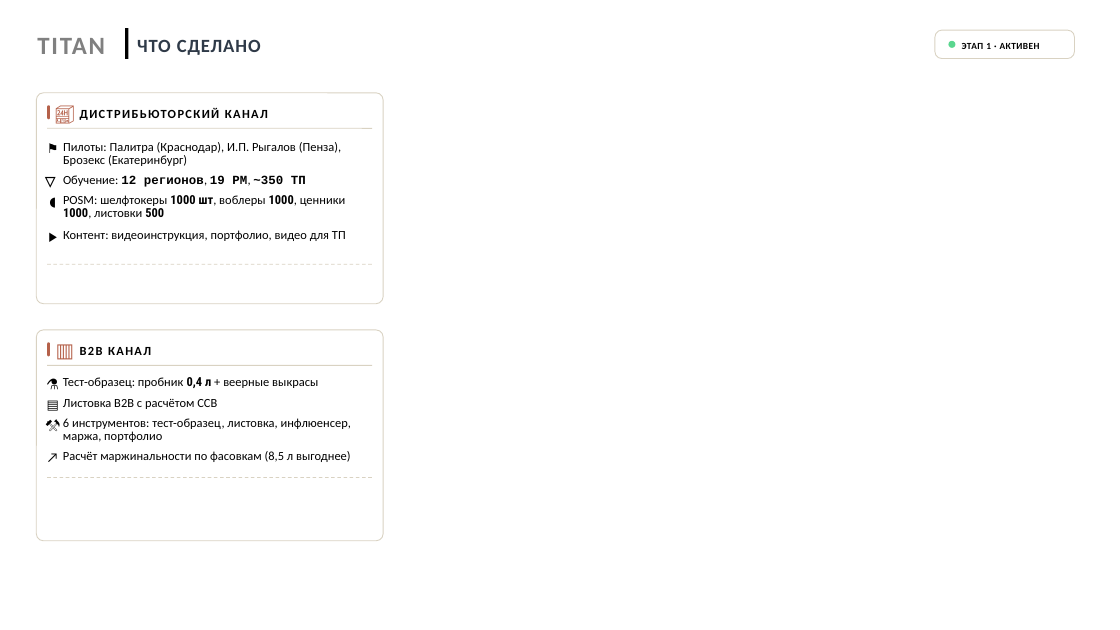
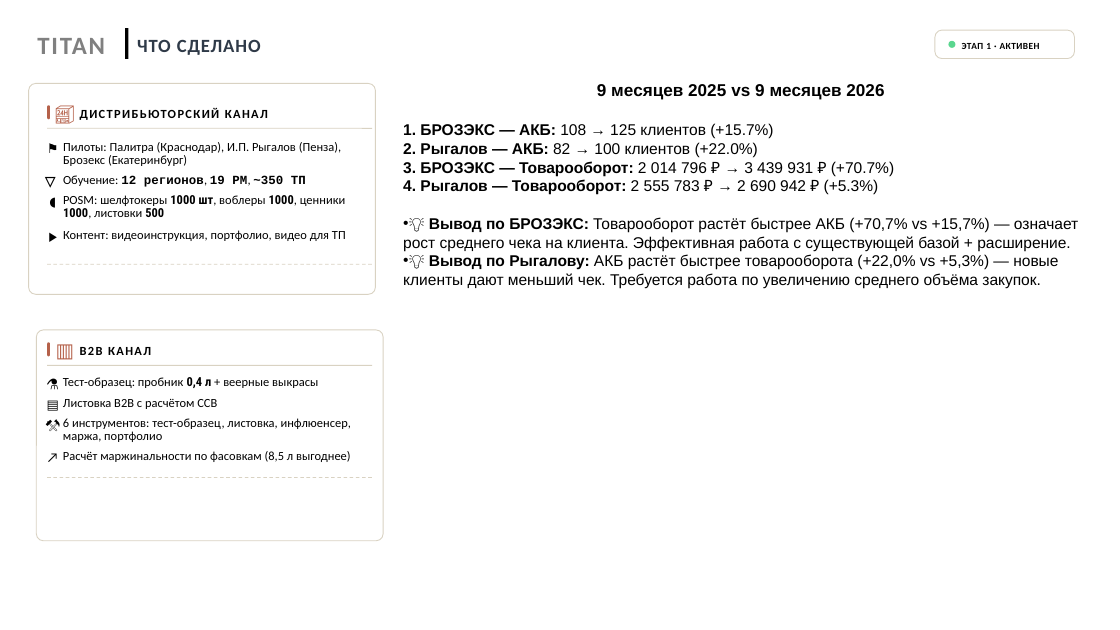
Before and after one commit to Iverson76newcomer/radar-empils, a slide deck: slide 3 of upload/Презентация_для_ГД_final.pptx (slide 2 before the commit). Drawn at 1120x630 pixels with LibreOffice and Linux fonts; fonts in the diff are those of the drawing. Boxes give left, top, right and bottom in pixels: in the first picture for what was removed or moved away, otherwise in the second. Text is boxed around its words. In the diff, an @@ line names an element or a change of style, - is before the commit and + after.

```diff
--- a/upload/Презентация_для_ГД_final.pptx
+++ b/upload/Презентация_для_ГД_final.pptx
@@ rounded rectangle: place and size @@
-rounded rectangle at <box>36,93,383,304</box>
+rounded rectangle at <box>29,83,376,293</box>
@@ text added at <box>403,84,1078,288</box>, 10 pt, text #000000 @@
+9 месяцев 2025 vs 9 месяцев 2026
+1. БРОЗЭКС — АКБ: 108 → 125 клиентов (+15.7%)
+2. Рыгалов — АКБ: 82 → 100 клиентов (+22.0%)
+3. БРОЗЭКС — Товарооборот: 2 014 796 ₽ → 3 439 931 ₽ (+70.7%)
+4. Рыгалов — Товарооборот: 2 555 783 ₽ → 2 690 942 ₽ (+5.3%)
+• 💡 Вывод по БРОЗЭКС: Товарооборот растёт быстрее АКБ (+70,7% vs +15,7%) — означает рост среднего чека на клиента. Эффективная работа с существующей базой + расширение.
+• 💡 Вывод по Рыгалову: АКБ растёт быстрее товарооборота (+22,0% vs +5,3%) — новые клиенты дают меньший чек. Требуется работа по увеличению среднего объёма закупок.
```
Also in this commit, not shown: 1 other slide changed, 2 slides added, 2 other files.
